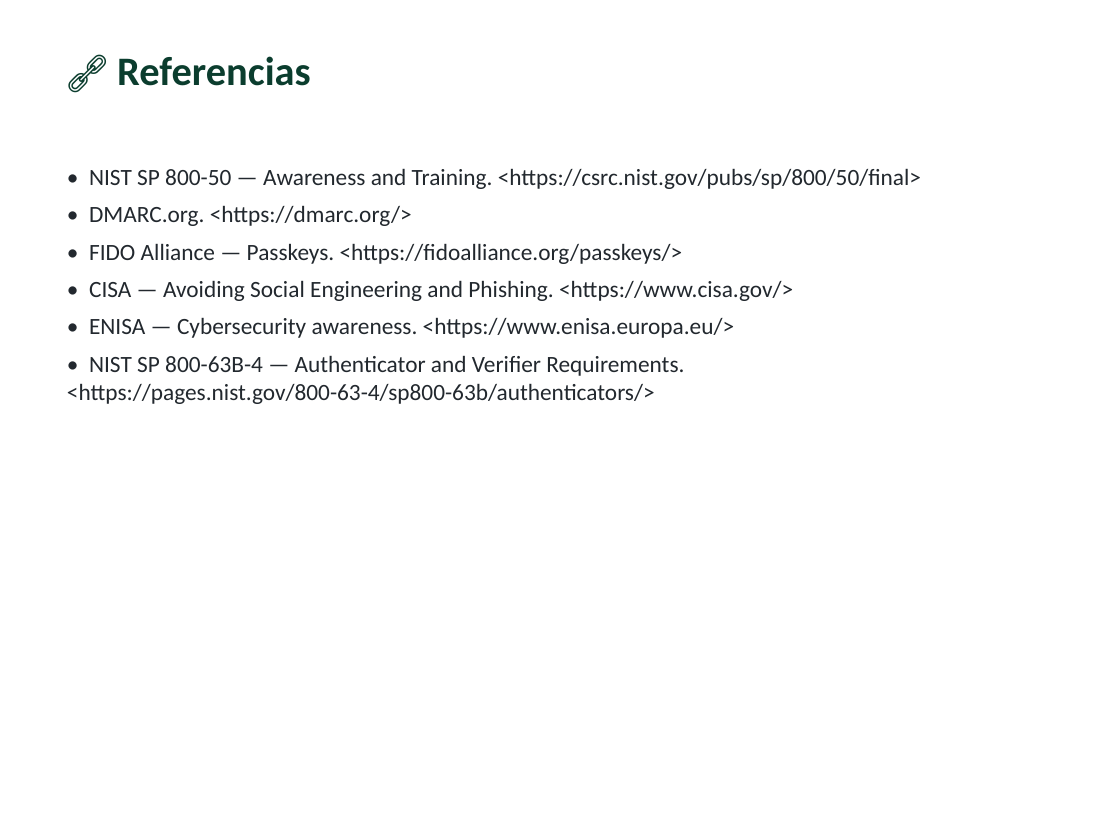
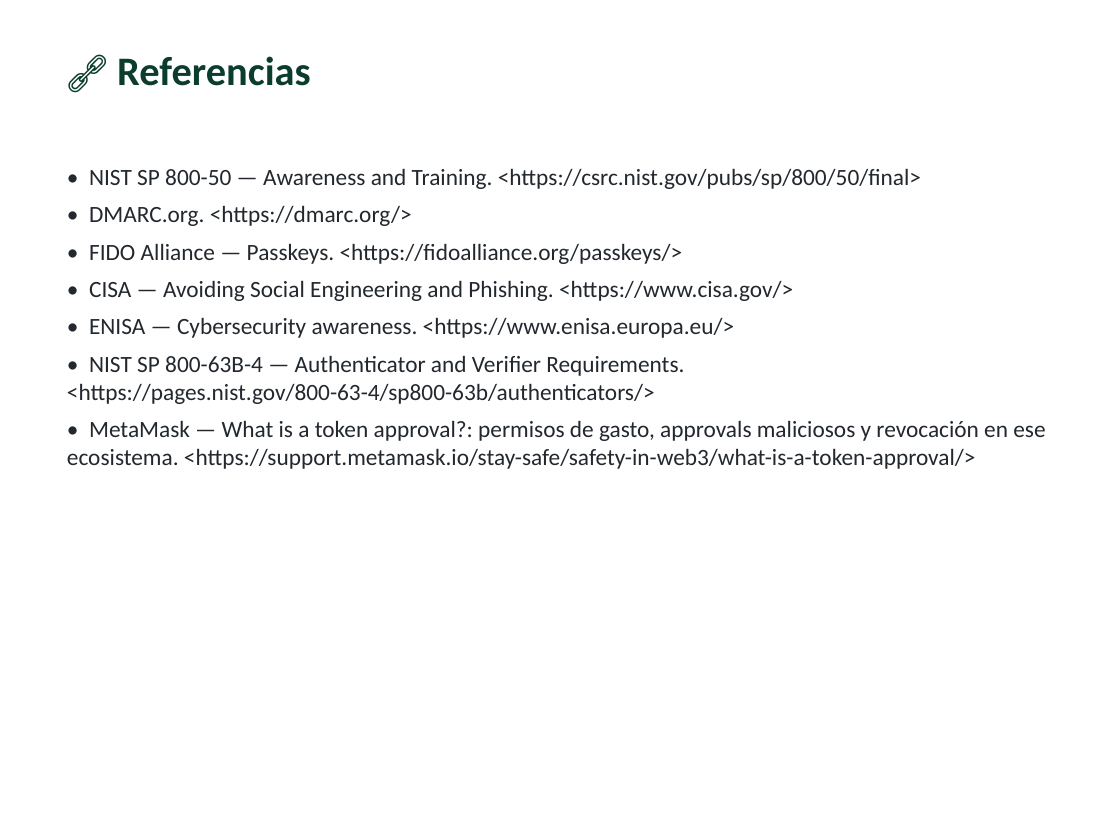
Before and after one commit to vladimiracunadev-create/modern-cybersecurity-program, a slide deck: slide 15 of classes/parte-12-osint-e-ingenieria-social/259-defensa-contra-la-ingenieria-social/clase-259-presentacion.pptx. Drawn at 1120x840 pixels with LibreOffice and Linux fonts; fonts in the diff are those of the drawing. Boxes give left, top, right and bottom in pixels: in the first picture for what was removed or moved away, otherwise in the second. Text is boxed around its words. In the diff, an @@ line names an element or a change of style, - is before the commit and + after.

```diff
--- a/classes/parte-12-osint-e-ingenieria-social/259-defensa-contra-la-ingenieria-social/clase-259-presentacion.pptx
+++ b/classes/parte-12-osint-e-ingenieria-social/259-defensa-contra-la-ingenieria-social/clase-259-presentacion.pptx
@@ text at <box>67,420,1045,469</box>: paragraph added @@
+• MetaMask — What is a token approval?: permisos de gasto, approvals maliciosos y revocación en ese ecosistema. <https://support.metamask.io/stay-safe/safety-in-web3/what-is-a-token-approval/>
```
Also in this commit, not shown: 7 other slides changed, 40 other files.
